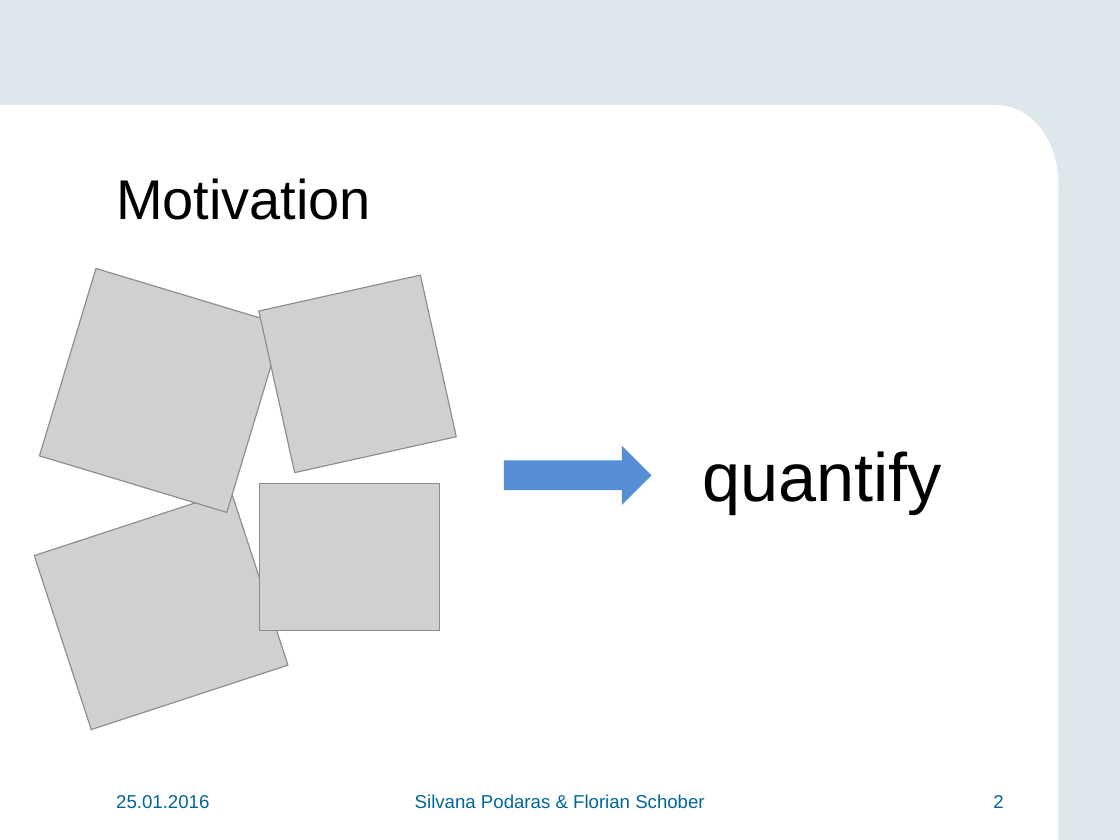
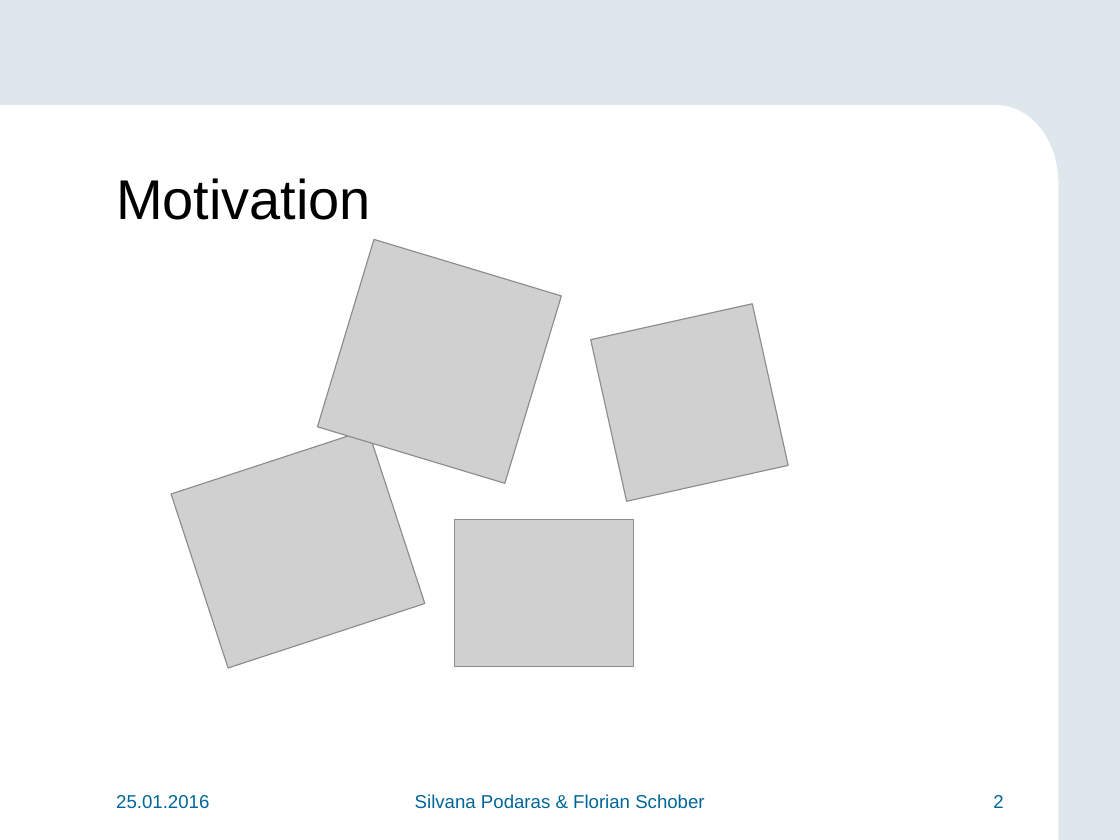
Before and after one commit to teretrus/VisSeminar, a slide deck: slide 2 of presentation/Presentation.pptx. Drawn at 1120x840 pixels with LibreOffice and Linux fonts; fonts in the diff are those of the drawing; grey boxes stand for pictures; background and template pictures are left out. Boxes give left, top, right and bottom in pixels: in the first picture for what was removed or moved away, otherwise in the second. Text is boxed around its words. In the diff, an @@ line names an element or a change of style, - is before the commit and + after.

```diff
--- a/presentation/Presentation.pptx
+++ b/presentation/Presentation.pptx
@@ picture: place and size @@
-picture at (40,268,284,512)
+picture at (317,239,562,483)
@@ picture: place and size @@
-picture at (258,275,456,473)
+picture at (591,303,789,501)
@@ picture: place and size @@
-picture at (34,491,288,730)
+picture at (171,429,425,668)
@@ right arrow removed at (504,446,652,505) @@
@@ text removed at (702,451,942,513) @@
-quantify
@@ picture: place and size @@
-picture at (260,484,439,631)
+picture at (455,520,634,666)
```
Also in this commit, not shown: 8 other slides changed, 2 slides added.
